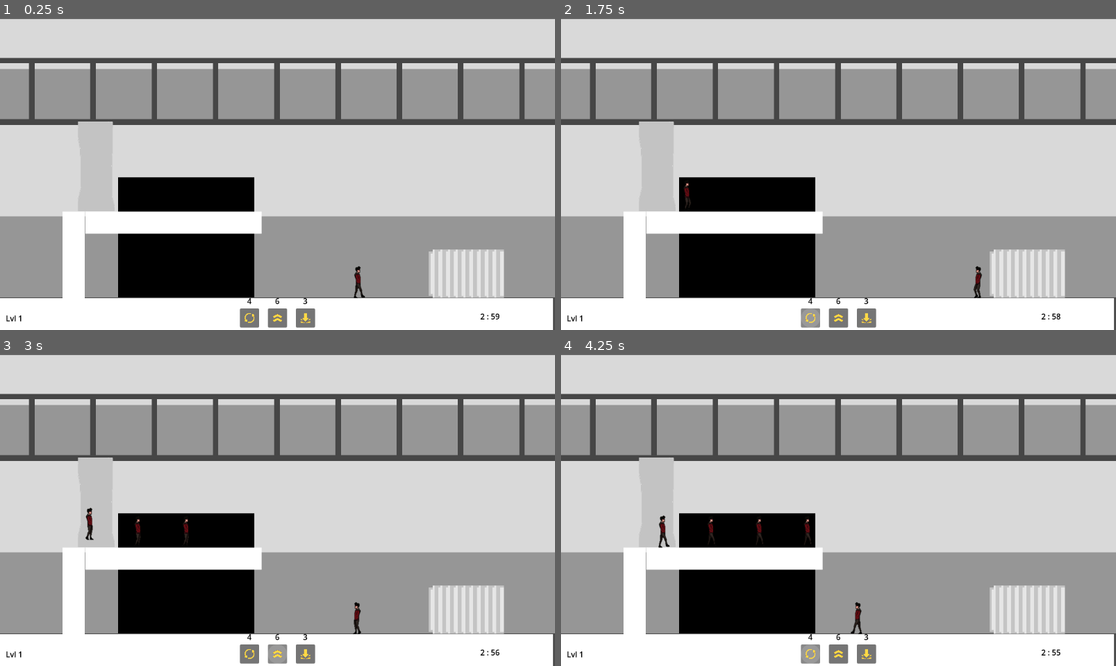
Above: before the commit, frames 1-4 (two rows, left to right).
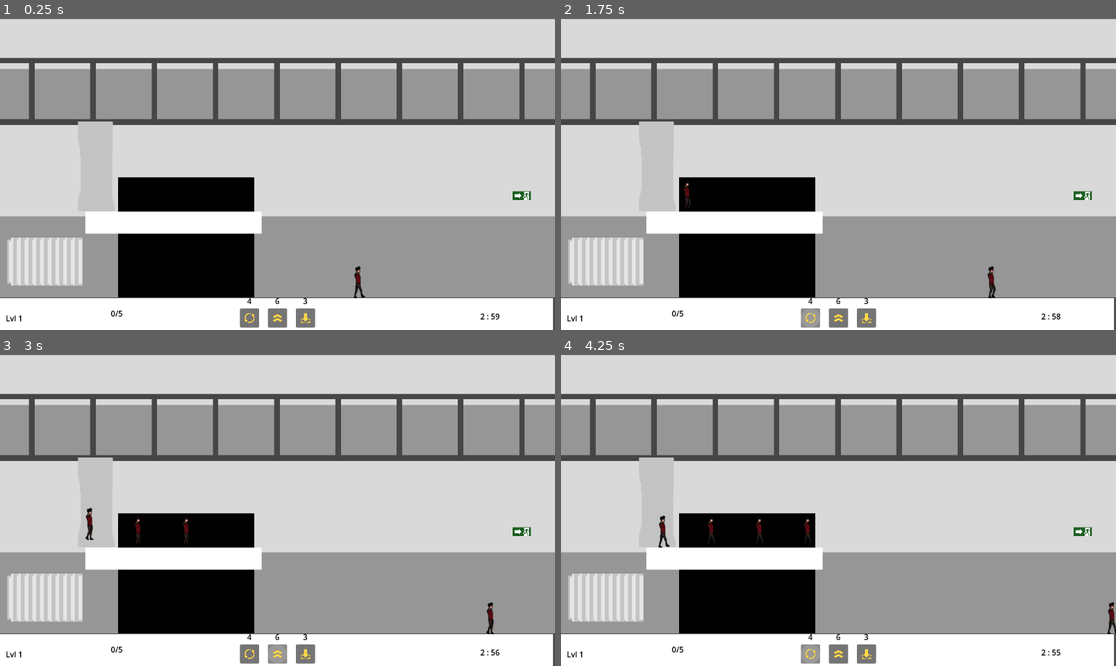
Above: after the commit, the same moments.

Repository: lougon02/EscapeFromHallwayB
Game: Godot game, scene res://scenes/levels/level.tscn
Same seed, same stepped clock (60 frames per second), same inputs: the game is played once before the commit and once after it.
Inputs (mouse positions are in pixels of both pictures, inside the frame that each line leads up to):
- Up to frame 1 (0.25 s): no input
- Up to frame 2 (1.75 s): click (838, 317) at 0.5 s; click (810, 317) at 1.25 s
- Up to frame 3 (3 s): click (305, 653) at 2 s; click (277, 653) at 2.75 s
- Up to frame 4 (4.25 s): click (810, 653) at 3.5 s

The runs differ from the first frame. In frame 1, 4.9% of the frame differs, in the area x 1-96%, y 55-96%; in frame 2, 5.0%; in frame 3, 5.0%; in frame 4, 5.1%, in the area x 1-100%, y 55-96%.

Commit message:
Added gate for freshmen leave

Diff:
--- a/globals/globals.gd
+++ b/globals/globals.gd
@@ -1,4 +1,7 @@
 extends Node
+
+var freshmen_escaped : int = 0
+var num_freshmen : int = 5
 
 var is_jump : bool = false
 var jump_amount : int = 6
--- a/scenes/levels/level.gd
+++ b/scenes/levels/level.gd
@@ -30,3 +30,7 @@
 func _on_player_has_weight():
 	print("Processing weight...")
 	$UI.update_weight_button()
+
+func _on_exit_gate_body_exited(_body):
+	Globals.freshmen_escaped += 1
+	$UI.update_freshmen_escaped(Globals.freshmen_escaped)
--- a/scenes/levels/level.tscn
+++ b/scenes/levels/level.tscn
@@ -7,12 +7,16 @@
 [ext_resource type="PackedScene" uid="uid://bkv3g7dqnut7h" path="res://scenes/entities/spawn/spawn_location.tscn" id="4_k65vc"]
 [ext_resource type="PackedScene" uid="uid://btdipd0a85jlt" path="res://scenes/levels/ui.tscn" id="5_e8kyw"]
 [ext_resource type="PackedScene" uid="uid://gwf0fqo8y7g2" path="res://scenes/objects/heater.tscn" id="5_s0mmm"]
+[ext_resource type="Texture2D" uid="uid://ckxpgnse73urr" path="res://assets/objects/exit_gate.png" id="8_jrdrg"]
 
 [sub_resource type="RectangleShape2D" id="RectangleShape2D_wmoj3"]
 size = Vector2(1150, 69)
 
 [sub_resource type="RectangleShape2D" id="RectangleShape2D_wuh4f"]
 size = Vector2(46, 183)
+
+[sub_resource type="RectangleShape2D" id="RectangleShape2D_ilwoe"]
+size = Vector2(136, 223)
 
 [node name="Level" type="Node2D"]
 script = ExtResource("1_60x56")
@@ -62,19 +66,8 @@
 [node name="CollisionShape2D" type="CollisionShape2D" parent="Wall4"]
 shape = SubResource("RectangleShape2D_wuh4f")
 
-[node name="Wall2" type="StaticBody2D" parent="."]
-position = Vector2(153.04, 494)
-collision_layer = 2
-
-[node name="WallImage" type="Sprite2D" parent="Wall2"]
-scale = Vector2(0.23, 0.915)
-texture = ExtResource("2_svv2q")
-
-[node name="CollisionShape2D" type="CollisionShape2D" parent="Wall2"]
-shape = SubResource("RectangleShape2D_wuh4f")
-
 [node name="Heater" parent="." instance=ExtResource("5_s0mmm")]
-position = Vector2(968, 531)
+position = Vector2(93, 506)
 
 [node name="SpawnTimer" type="Timer" parent="."]
 autostart = true
@@ -87,7 +80,19 @@
 
 [node name="UI" parent="." instance=ExtResource("5_e8kyw")]
 
+[node name="ExitGate" type="Area2D" parent="."]
+position = Vector2(1080, 468)
+
+[node name="CollisionShape2D" type="CollisionShape2D" parent="ExitGate"]
+shape = SubResource("RectangleShape2D_ilwoe")
+
+[node name="Sprite2D" type="Sprite2D" parent="ExitGate"]
+position = Vector2(2.99999, -98)
+scale = Vector2(0.049375, 0.049375)
+texture = ExtResource("8_jrdrg")
+
 [connection signal="has_flip" from="Player" to="." method="_on_player_has_flip"]
 [connection signal="has_jumped" from="Player" to="." method="_on_player_has_jumped"]
 [connection signal="has_weight" from="Player" to="." method="_on_player_has_weight"]
 [connection signal="timeout" from="SpawnTimer" to="." method="_on_spawn_timer_timeout"]
+[connection signal="body_exited" from="ExitGate" to="." method="_on_exit_gate_body_exited"]
--- a/scenes/levels/ui.gd
+++ b/scenes/levels/ui.gd
@@ -15,6 +15,7 @@
 	update_jump_button()
 	update_flip_button()
 	update_weight_button()
+	update_freshmen_escaped(Globals.freshmen_escaped)
 	stylebox.set_corner_radius_all(20)
 	countdown_timer.start()
 
@@ -70,6 +71,11 @@
 func reset_cursor():
 	Input.set_custom_mouse_cursor(null)
 
+### PLAYERS ###
+
+func update_freshmen_escaped(value):
+	$PlayersEscaped/Label.text = str(value) + "/" + str(Globals.num_freshmen)
+
 ### COUNTDOWN ###
 
 func _process(_delta):
--- a/scenes/levels/ui.tscn
+++ b/scenes/levels/ui.tscn
@@ -126,6 +126,22 @@
 theme_override_colors/font_color = Color(0, 0, 0, 1)
 text = "Lvl 1"
 
+[node name="PlayersEscaped" type="Control" parent="."]
+layout_mode = 3
+anchor_left = 0.2
+anchor_top = 0.99
+anchor_right = 0.2
+anchor_bottom = 0.99
+offset_top = -40.0
+offset_right = 40.0
+grow_vertical = 0
+
+[node name="Label" type="Label" parent="PlayersEscaped"]
+layout_mode = 0
+offset_right = 40.0
+offset_bottom = 23.0
+theme_override_colors/font_color = Color(0, 0, 0, 1)
+
 [connection signal="timeout" from="CountDown/CountDownTimer" to="." method="_on_count_down_timeout"]
 [connection signal="pressed" from="Jump/JumpContainer/JumpButton" to="." method="_on_jump_button_pressed"]
 [connection signal="pressed" from="Flip/FlipContainer/FlipButton" to="." method="_on_flip_button_pressed"]
Binary file added: assets/objects/exit_gate.png
Not shown, added: assets/objects/exit_gate.png.import
Not shown: 1 places in scenes/levels/level.tscn that only renumber resources
